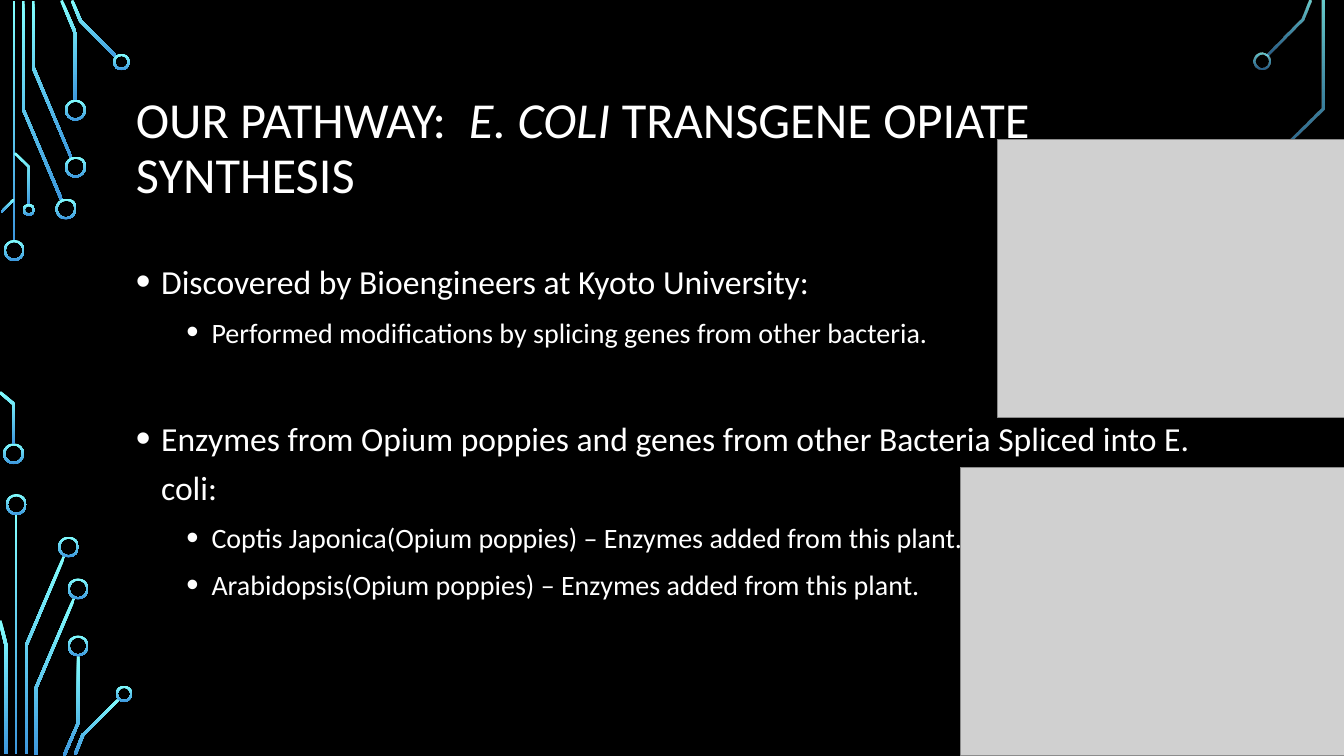
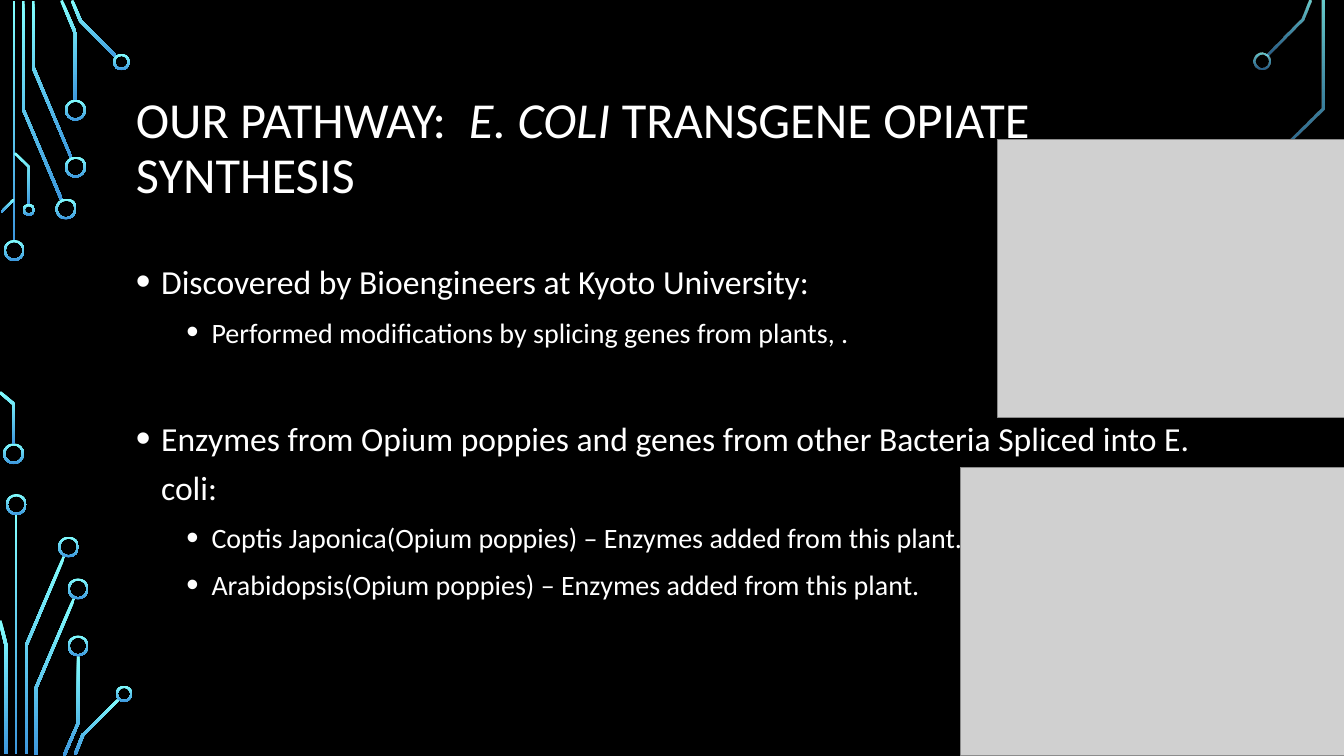
Before and after one commit to saleisha57/Bioinformatics_Final, a slide deck: slide 6 of Bioinformatics Project Slides_Better.pptx (slide 5 before the commit). Drawn at 1344x756 pixels with LibreOffice and Linux fonts; fonts in the diff are those of the drawing; grey boxes stand for pictures; background and template pictures are left out. Boxes give left, top, right and bottom in pixels: in the first picture for what was removed or moved away, otherwise in the second. Text is boxed around its words. In the diff, an @@ line names an element or a change of style, - is before the commit and + after.

```diff
--- a/Bioinformatics Project Slides_Better.pptx
+++ b/Bioinformatics Project Slides_Better.pptx
@@ text at [212, 323, 834, 348]: text changed @@
-  • Performed modifications by splicing genes from other bacteria.
+  • Performed modifications by splicing genes from plants, .
```
Also in this commit, not shown: 3 other slides changed, 3 slides added, 1 slide removed.
